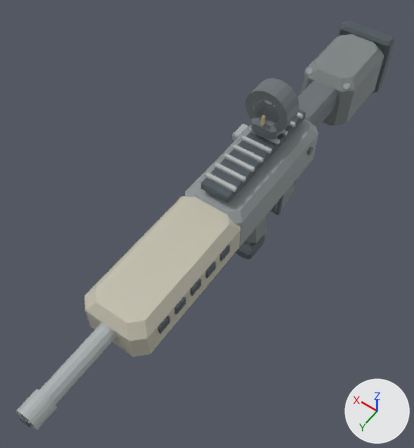
Two versions of the glTF model assets/models/rifle.glb, one commit apart.
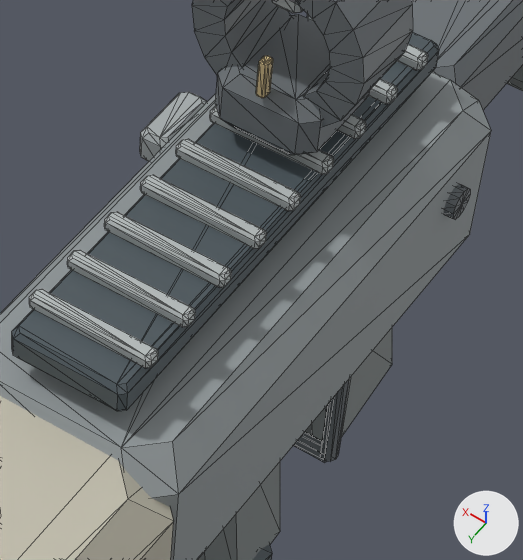
Old and new are each drawn whole from a camera (50 mm lens) standing at (-0.617, 1.117, 1.365) and looking at (0.042, 0.195, -0.085) and again close up on the part from 48% to 79% of the width and 23% to 53% of the height. The axes (+X, +Y, +Z) are drawn at lower right. The lights are the same throughout. The older version's two pictures come first. The close-ups show mesh edges as thin lines. Where no turn or scale is listed for an object, it has been applied to the vertices. Vertices at exactly the same position are counted once.

The first close-up shows 'geometry_0'.
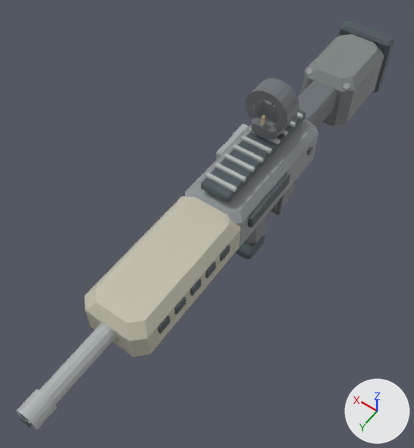
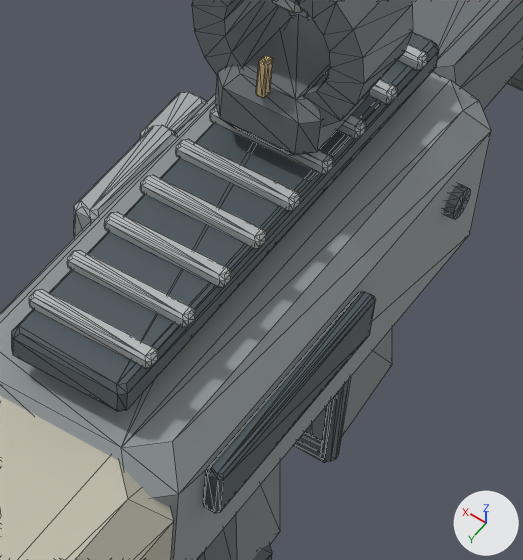
Edits to the bpy script that builds the scene:
```text
Change me_geometry_0:
    used by ob_geometry_0; location = (0.0, 0.0, 0.0)
    remove me_geometry_0.from_pydata(...)  # 1366 vertices, 2576 faces; spans x -0.11..0.13, y -0.82..0.99, z -0.37..0.31
    add me_geometry_0.from_pydata(...)  # 1494 vertices, 2816 faces; spans x -0.12..0.13, y -0.82..0.99, z -0.37..0.31
    me_geometry_0 part 1: the loose piece of 32 vertices spanning x 0.1..0.13, y -0.13..-0.07, z 0.03..0.06 is copied, and the copy is scaled about its middle by (0.825, 1.91, 1.41), then moved by (-0.01, 0.08, 0.0); it spans x 0.1..0.12, y -0.08..0.04, z 0.03..0.07
    me_geometry_0 part 2: the loose piece of 32 vertices spanning x -0.11..-0.1, y 0.3..0.34, z 0.01..0.04 is copied, and the copy is scaled about its middle by (1.67, 5.38, 1.39), then moved by (0.0, -0.24, 0.0); it spans x -0.12..-0.1, y -0.03..0.19, z 0.01..0.05
    other edits to the shape of me_geometry_0 do not show in these pictures
```

Pixel boxes (x1, y1, x2, y2) of what changed, in the close-ups (523 x 560 px):
part 1 of me_geometry_0, added
    after: (74, 125, 177, 238)
part 2 of me_geometry_0, added
    after: (203, 291, 375, 513)
